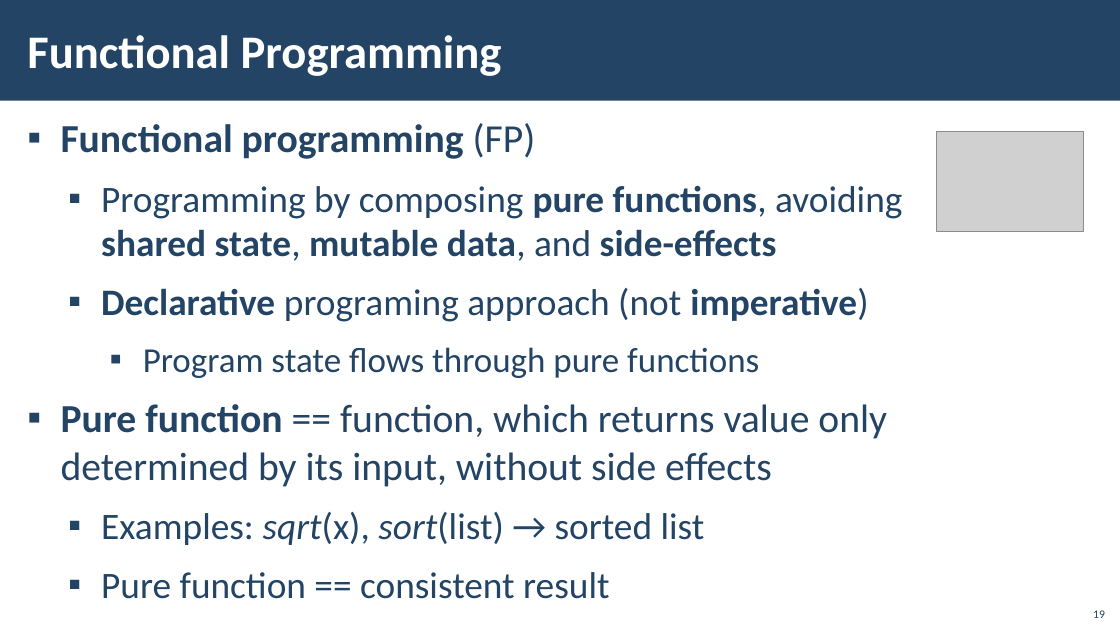
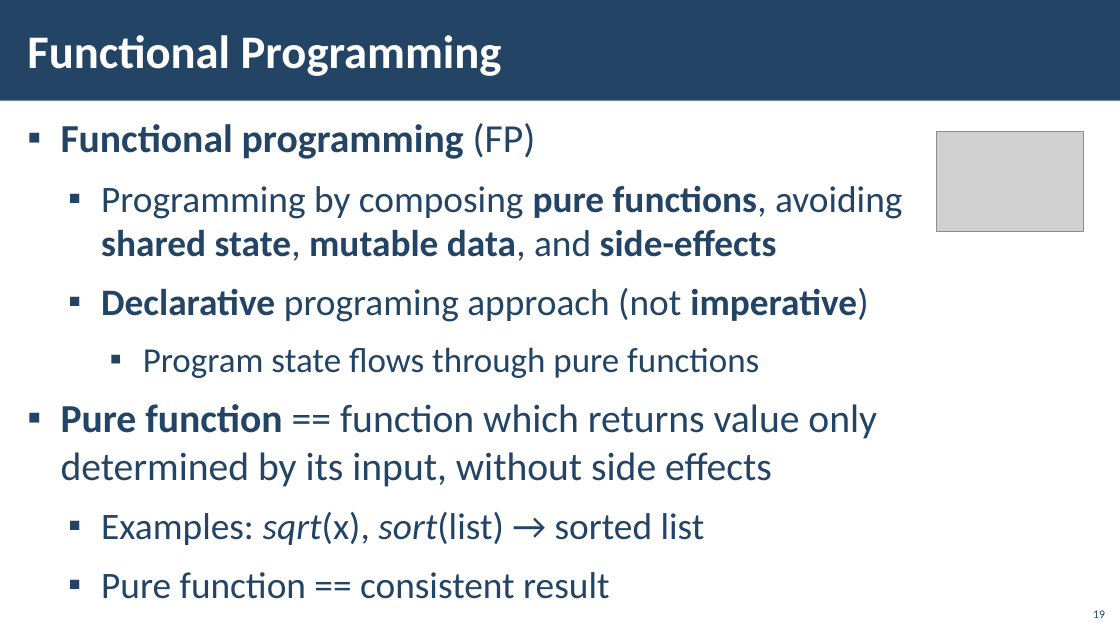
Before and after one commit to DBeneva/JavaScript, a slide deck: slide 19 of 02 - Fundamentals/Common/03. Software-Development-Concepts-Part-1.pptx. Drawn at 1120x630 pixels with LibreOffice and Linux fonts; fonts in the diff are those of the drawing; grey boxes stand for pictures; background and template pictures are left out. Boxes give left, top, right and bottom in pixels: in the first picture for what was removed or moved away, otherwise in the second. Text is boxed around its words. In the diff, an @@ line names an element or a change of style, - is before the commit and + after.

```diff
--- a/02 - Fundamentals/Common/03. Software-Development-Concepts-Part-1.pptx
+++ b/02 - Fundamentals/Common/03. Software-Development-Concepts-Part-1.pptx
@@ text at <box>61,404,877,487</box>: text changed @@
-▪ Pure function == function, which returns value only
-  determined by its input, without side effects
+▪ Pure function == function which returns value only
+  determined by its input, without side effects
```
Also in this commit, not shown: 1 other slide changed, 16 other files.
